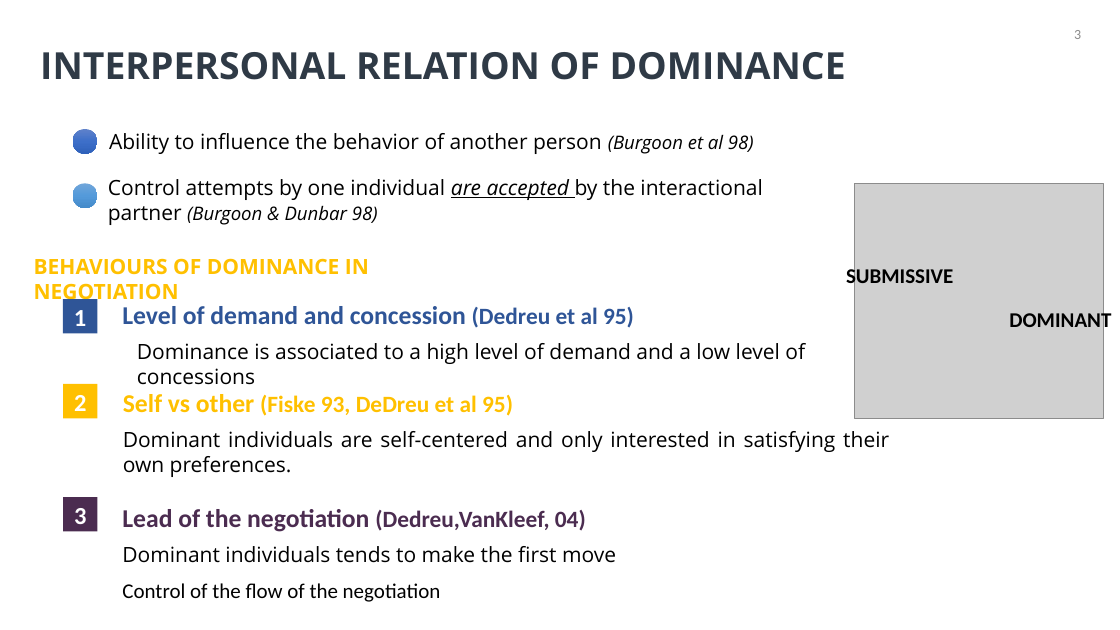
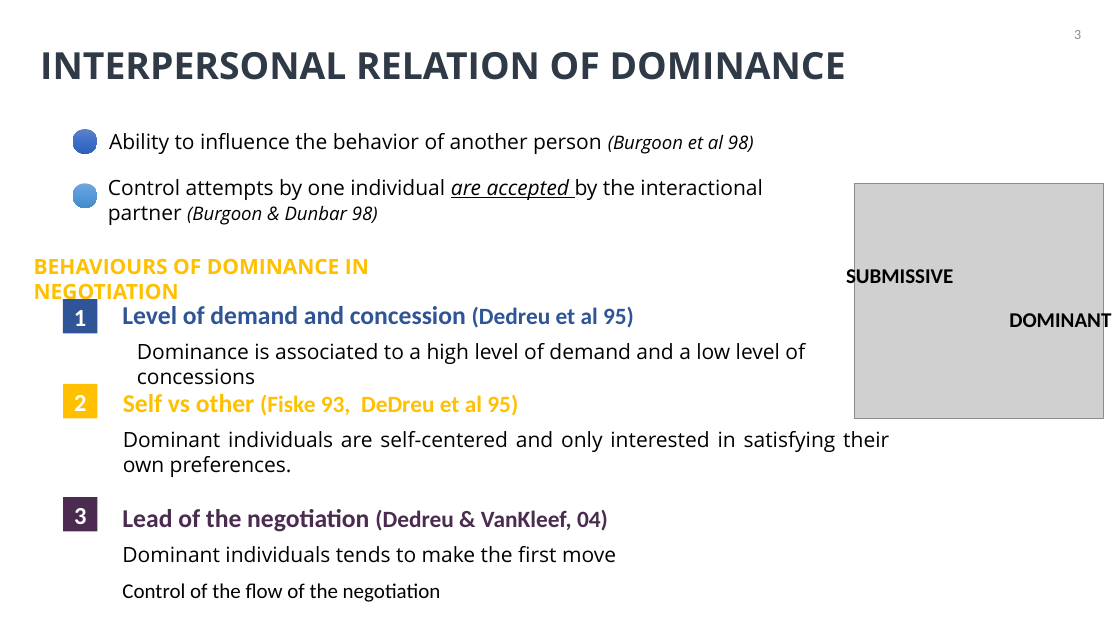
Before and after one commit to Olydia/Discolog, a slide deck: slide 3 of papers/Presentations/intellisys/intellysis.pptx. Drawn at 1120x630 pixels with LibreOffice and Linux fonts; fonts in the diff are those of the drawing; grey boxes stand for pictures. Boxes give left, top, right and bottom in pixels: in the first picture for what was removed or moved away, otherwise in the second. Text is boxed around its words. In the diff, an @@ line names an element or a change of style, - is before the commit and + after.

```diff
--- a/papers/Presentations/intellisys/intellysis.pptx
+++ b/papers/Presentations/intellisys/intellysis.pptx
@@ text "Self vs other (Fiske 93, ..." rewrapped from [123,394,513,416] to [123,394,518,416] @@
@@ text at [122,509,608,532]: text changed @@
-Lead of the negotiation (Dedreu,VanKleef, 04)
+Lead of the negotiation (Dedreu & VanKleef, 04)
```
Also in this commit, not shown: 9 other slides changed, 1 slide added.
